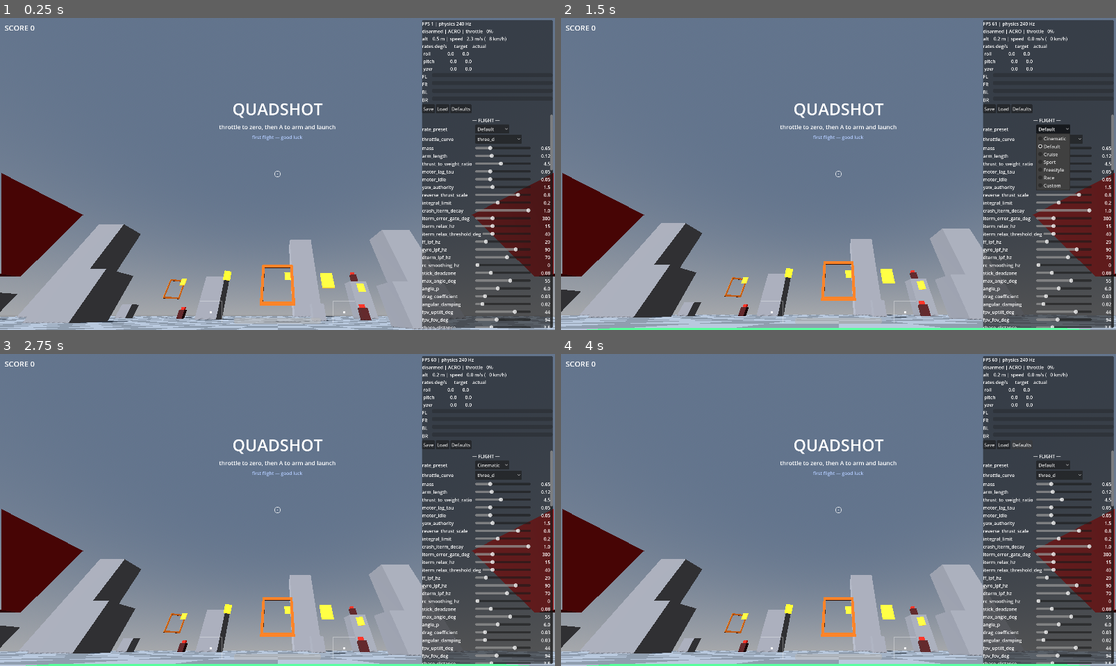
Above: before the commit, frames 1-4 (two rows, left to right).
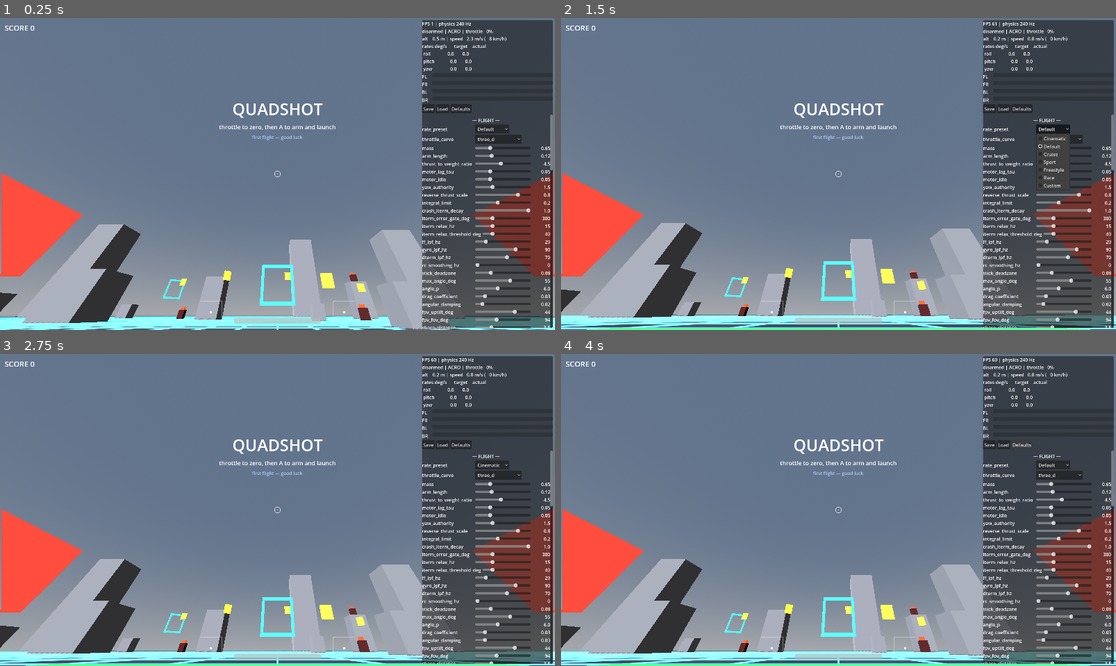
Above: after the commit, the same moments.

Repository: EhudVardi/QuadShot
Game: Godot game, scene res://scenes/main.tscn
The game is run twice, just before and just after one commit, with the same random seed, the same clock (stepped at 60 frames per second) and the same inputs.
Inputs:
- Up to frame 1 (0.25 s): no input
- Up to frame 2 (1.5 s): click "Defaults" at 0.5 s; click "Default" at 1.25 s
- Up to frame 3 (2.75 s): click "three_d" at 2 s
- Up to frame 4 (4 s): click "Cinematic" at 2.75 s; click "Defaults" at 3.5 s

The runs differ from the first frame. In frame 1, 8.4% of the frame differs, in the area x 0-100%, y 49-100%; in frame 2, 8.7%; in frame 3, 8.7%; in frame 4, 8.7%.

Commit message:
Emissive accent pass: neon grid + glowing combat objects
Establishes a coherent emissive palette on the greybox so the look
pass has something to bloom:

- Ground: checker_ground.gdshader gains anti-aliased, distance-faded
  emissive grid lines at cell boundaries over a darker base — the
  neon-grid floor, the biggest single win for the FPV view.
- Palette by role: cyan/blue = navigation (flight gates now glow,
  matching the exit gate), red = threat (turret head brightened to
  bloom), orange = score (targets brightened), yellow = your fire
  (projectiles already there), red nose = your drone's orientation
  cue (now emissive for chase-cam readability).
- All emission energies pushed past the glow HDR threshold (1.0) so
  they bloom under the dev-room glow, and still read as solid glowing
  color in main without it.

Shared objects/shader, so main gets the object glow too (just not the
atmosphere) — the A/B is now 'objects' vs 'objects + full mood'. No
external assets. Import clean, both scenes boot clean, all five tests
pass.

Diff:
--- a/resources/checker_ground.gdshader
+++ b/resources/checker_ground.gdshader
@@ -1,10 +1,20 @@
 shader_type spatial;
 
-// World-space checker: keeps cell size constant regardless of mesh UVs/scale,
-// so ground speed stays visually readable everywhere on the plane.
+// World-space neon grid. Constant cell size regardless of mesh UVs/scale, so
+// ground speed stays readable everywhere on the plane. A dark checker gives
+// base contrast; emissive grid lines at cell boundaries give the neon-
+// greybox look — they bloom under the dev-room glow and just read as thin
+// lines without it. Lines are anti-aliased with fwidth and faded with camera
+// distance so the far plane never moires.
 uniform float cell_size = 2.0;
-uniform vec3 color_a: source_color = vec3(0.42, 0.44, 0.46);
-uniform vec3 color_b: source_color = vec3(0.55, 0.57, 0.59);
+uniform vec3 color_a: source_color = vec3(0.16, 0.17, 0.20);
+uniform vec3 color_b: source_color = vec3(0.19, 0.20, 0.24);
+uniform vec3 grid_color: source_color = vec3(0.20, 0.75, 1.0);
+uniform float grid_energy = 2.5;
+// Line thickness, in screen-derivative units (higher = fatter).
+uniform float grid_width = 1.5;
+// Grid emission fades to nothing by this camera distance (kills far moire).
+uniform float fade_distance = 130.0;
 
 varying vec3 world_pos;
 
@@ -16,4 +26,13 @@
 	float checker = mod(floor(world_pos.x / cell_size) + floor(world_pos.z / cell_size), 2.0);
 	ALBEDO = mix(color_a, color_b, checker);
 	ROUGHNESS = 1.0;
+
+	// Anti-aliased distance to the nearest cell boundary, in cells.
+	vec2 coord = world_pos.xz / cell_size;
+	vec2 aa = max(fwidth(coord), vec2(0.0001));
+	vec2 to_edge = abs(fract(coord - 0.5) - 0.5) / aa;
+	float line = 1.0 - min(min(to_edge.x, to_edge.y) / grid_width, 1.0);
+
+	float fade = 1.0 - smoothstep(0.0, fade_distance, distance(world_pos, CAMERA_POSITION_WORLD));
+	EMISSION = grid_color * grid_energy * line * fade;
 }
--- a/scenes/combat/target.tscn
+++ b/scenes/combat/target.tscn
@@ -7,7 +7,7 @@
 albedo_color = Color(1, 0.55, 0.1, 1)
 emission_enabled = true
 emission = Color(1, 0.5, 0.1, 1)
-emission_energy_multiplier = 1.5
+emission_energy_multiplier = 2.5
 
 [sub_resource type="BoxMesh" id="mesh_target"]
 material = SubResource("mat_target")
--- a/scenes/combat/turret.tscn
+++ b/scenes/combat/turret.tscn
@@ -10,7 +10,8 @@
 [sub_resource type="StandardMaterial3D" id="mat_head"]
 albedo_color = Color(0.75, 0.15, 0.1, 1)
 emission_enabled = true
-emission = Color(0.6, 0.05, 0.02, 1)
+emission = Color(1, 0.12, 0.05, 1)
+emission_energy_multiplier = 2.5
 
 [sub_resource type="BoxMesh" id="mesh_base"]
 material = SubResource("mat_base")
--- a/scenes/drone/drone.tscn
+++ b/scenes/drone/drone.tscn
@@ -21,6 +21,9 @@
 
 [sub_resource type="StandardMaterial3D" id="mat_front"]
 albedo_color = Color(0.85, 0.1, 0.1, 1)
+emission_enabled = true
+emission = Color(1, 0.15, 0.12, 1)
+emission_energy_multiplier = 2.0
 
 [sub_resource type="BoxMesh" id="mesh_frame"]
 material = SubResource("mat_frame")
--- a/scenes/environment/gate.tscn
+++ b/scenes/environment/gate.tscn
@@ -1,7 +1,10 @@
 [gd_scene load_steps=6 format=3]
 
 [sub_resource type="StandardMaterial3D" id="mat_gate"]
-albedo_color = Color(0.9, 0.45, 0.1, 1)
+albedo_color = Color(0.1, 0.55, 0.7, 1)
+emission_enabled = true
+emission = Color(0.1, 0.7, 0.95, 1)
+emission_energy_multiplier = 2.5
 
 [sub_resource type="BoxMesh" id="mesh_bar_h"]
 material = SubResource("mat_gate")
